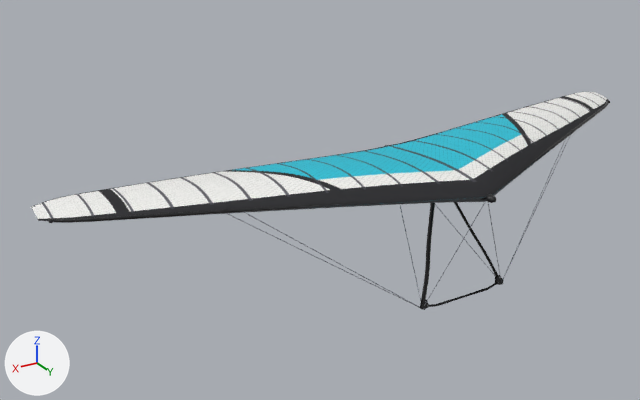
The glTF model assets/models/glider_ww_t3.glb, before and after one commit.
Rendered twice from a 50 mm lens placed at (7.2, 9.09, 4.51), pointed at (1.16, -0.97, -0.52). The axes (+X, +Y, +Z) are drawn at lower left. The lights are the same throughout. The picture after the commit comes second. Vertices at exactly the same position are counted once.

Objects in the first picture: 'ControlFrame', 'Frame', 'Sail'.
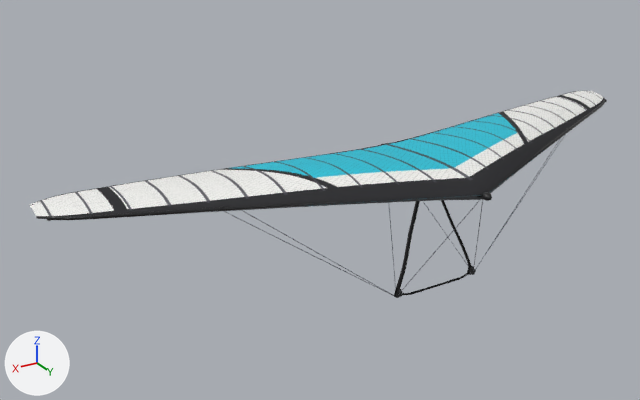
Pixel boxes [x1, y1, x2, y2] of what changed, in the pictures (640 x 400 px; the box of a moved part takes in the faces that stretch with it):
'Sail', moved: before [31, 92, 608, 221]; after [29, 91, 605, 219]
'ControlFrame', reshaped (6% shorter): before [226, 135, 571, 310]; after [224, 134, 566, 298]
'Frame', moved: before [48, 100, 610, 223]; after [46, 99, 607, 221]
part 3 of me_controlframe, moved or reshaped: before [497, 275, 503, 285]; after [469, 266, 475, 275]
part 4 of me_controlframe, moved or reshaped: before [422, 299, 429, 310]; after [396, 288, 402, 298]
part 5 of me_controlframe, moved or reshaped: before [226, 135, 571, 310]; after [224, 134, 566, 298]

The change in detail:
me_sail is used by ob_sail; location (0.0, 0.0, 0.0).
me_sail had 3441 vertices, 6624 faces and spanned x -5.03..5.03, y -1.68..1.29, z -0.08..0.26.
me_sail now has 3441 vertices, 6624 faces and spans x -5.03..5.03, y -1.76..1.21, z -0.08..0.26.
me_sail part 1: the whole mesh is moved by (0.0, -0.08, 0.0).
me_frame is used by ob_frame; location (0.0, 0.0, 0.0).
me_frame had 1025 vertices, 2018 faces and spanned x -4.93..4.93, y -1.28..1.39, z -0.1..0.2.
me_frame now has 1025 vertices, 2018 faces and spans x -4.93..4.93, y -1.36..1.3, z -0.1..0.2.
me_frame part 2: the whole mesh is moved by (0.0, -0.08, 0.0).
me_controlframe is used by ob_controlframe; location (0.0, 0.0, 0.0).
me_controlframe had 2478 vertices, 4584 faces and spanned x -3.02..3.02, y -0.98..1.24, z -1.56..0.09.
me_controlframe now has 2478 vertices, 4584 faces and spans x -3.02..3.02, y -1.06..1.16, z -1.67..0.09.
me_controlframe part 3: the loose piece of 42 vertices spanning x -0.71..-0.6, y 0.88..0.93, z -1.52..-1.39 is scaled about its middle by (0.999, 0.34, 1.05), then moved by (0.0, -0.59, -0.11).
me_controlframe part 4: the loose piece of 42 vertices spanning x 0.6..0.71, y 0.88..0.93, z -1.52..-1.39 is scaled about its middle by (0.999, 0.34, 1.05), then moved by (0.0, -0.59, -0.11).
me_controlframe part 5: 1530 of 2478 vertices moved; they spanned x -3.02..3.02, y -0.98..1.24, z -1.56..0.06 and now span x -3.02..3.02, y -1.06..1.16, z -1.67..0.06; mean shift (0.0, -0.52, -0.09); largest move (0.7, 0.88, -1.53) -> (0.7, 0.28, -1.64).
Other edits to the shape of me_controlframe do not show in these pictures.
